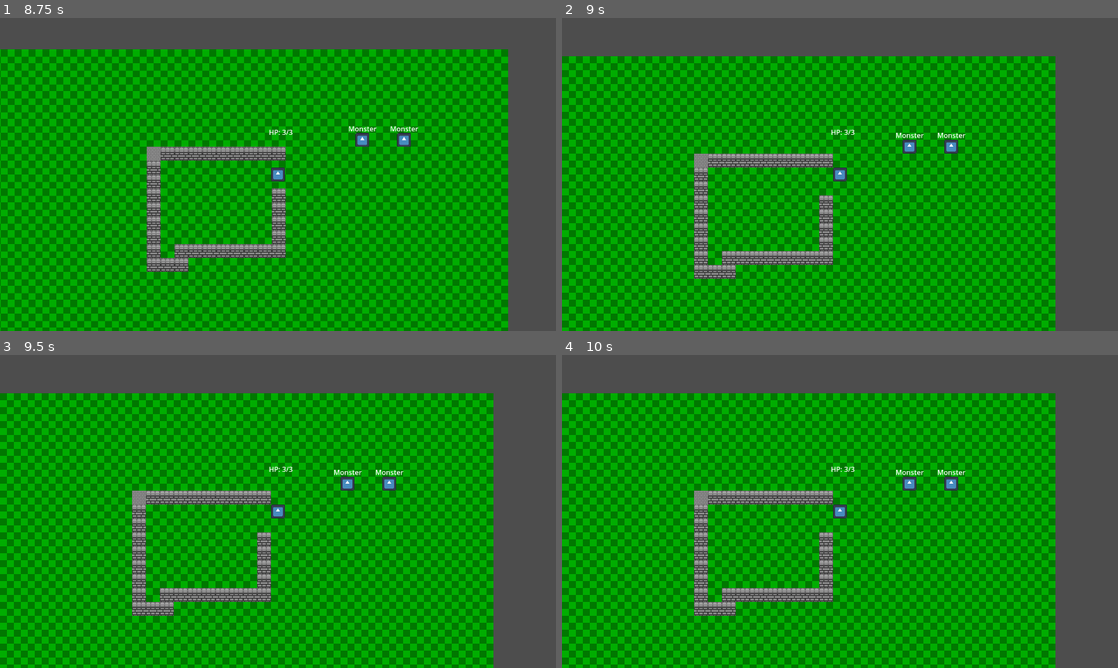
Above: before the commit, frames 1-4 (two rows, left to right).
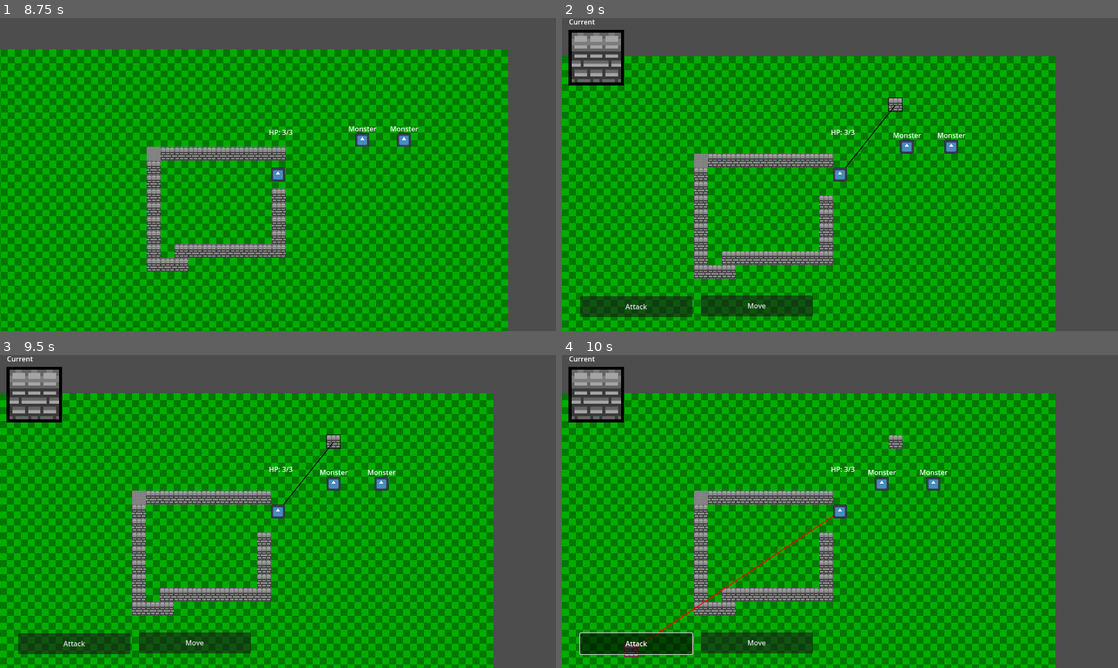
Above: after the commit, the same moments.

Repository: BurntToaster-Pirate15/Project-Prometheus
Game: Godot game, scene res://scenes/main_menu.tscn
Same seed, same stepped clock (60 frames per second), same inputs: the game is played once before the commit and once after it. The engine's default icon, where the game draws it, is replaced by a stand-in: a white triangle on a blue panel in a dark square.
Inputs (mouse positions are in pixels of both pictures, inside the frame that each line leads up to):
- Up to frame 1 (8.75 s): click "Play New Game" at 0.5 s; tap Enter at 1.25 s; move the mouse to (400, 158) at 1.27 s; hold D (right) 1.28-2.03 s; hold Shift (Dash) 1.28-2.03 s; click (400, 158) at 1.42 s; move the mouse to (166, 190) at 2.02 s; hold S (down) 2.03-2.78 s; tap Shift (Dash) every 1.5 s from 2.1 to 8.1 s; click (166, 190) at 2.17 s; move the mouse to (333, 105) at 2.77 s; hold D (right) 2.78-3.53 s; hold Shift (Dash) 2.78-3.53 s; click (333, 105) at 2.92 s; tap Space at 3.5 s; move the mouse to (250, 237) at 3.52 s; hold W (up) 3.53-4.28 s; click (250, 237) at 3.67 s; move the mouse to (444, 221) at 4.27 s; hold Shift (Dash) 4.28-5.03 s; hold A (left) 4.28-5.78 s; click (444, 221) at 4.42 s; move the mouse to (111, 127) at 5.02 s; click (111, 127) at 5.17 s; move the mouse to (305, 174) at 5.77 s; hold S (down) 5.78-6.53 s; hold Shift (Dash) 5.78-6.53 s; click (305, 174) at 5.92 s; move the mouse to (194, 96) at 6.52 s; hold D (right) 6.53-7.28 s; click (194, 96) at 6.67 s; move the mouse to (400, 158) at 7.27 s; hold W (up) 7.28-8.03 s; hold Shift (Dash) 7.28-8.03 s; click (400, 158) at 7.42 s; move the mouse to (166, 190) at 8.02 s; hold D (right) from 8.03 s (still down); click (166, 190) at 8.17 s
- Up to frame 2 (9 s): move the mouse to (895, 105) at 8.77 s; release D (right) at 8.78 s; hold S (down) from 8.78 s (still down); hold Shift (Dash) from 8.78 s (still down); click (895, 105) at 8.92 s
- Up to frame 3 (9.5 s): keep holding S (down); keep holding Shift (Dash)
- Up to frame 4 (10 s): release S (down) at 9.5 s; release Shift (Dash) at 9.5 s; click (634, 642) at 9.5 s, where only the run after the commit has a clickable "Attack"

Frame 1 is identical in both runs. In frame 2, 4.6% of the frame differs, in the area x 1-66%, y 0-96%; in frame 3, 5.0%; in frame 4, 5.3%, in the area x 1-73%, y 0-97%.

Commit message:
fix: add ui and make player die

Diff:
--- a/scripts/player.gd
+++ b/scripts/player.gd
@@ -1,6 +1,7 @@
 extends CharacterBody2D
 
 enum MOVEMENT_TYPE {PIXEL_BASED, GRID_BASED}
+enum COMBAT_MODE {ATTACK, MOVE}
 
 @export_category("movement settings")
 @export var SPEED: float = 100.0
@@ -11,14 +12,23 @@
 var is_sprinting: bool = true
 var is_moving: bool = false
 var is_my_turn: bool = false
+var action_done: bool = false
 
+var combat_mode: COMBAT_MODE
 
 var dash_direction: Vector2
 var move_direction: Vector2 = Vector2.ZERO
 
+@onready var HUD: Control = $"HUD"
+
 signal moved
 signal turn_finished
 
+func _ready():
+	turn_finished.connect(
+		func():
+			is_my_turn = false
+	)
 
 var grid: TileMap
 
@@ -48,10 +58,15 @@
 		elif direction.x < 0:
 			movement = Vector2.LEFT
 
-
+		action_done = true
 		is_moving = true
 		move_direction = movement
 		var _position: Vector2 = position + (move_direction * MapProperties.TILESIZE)
+
+		if (len(grid.get_grid_path(position, _position)) == 0):
+			is_moving = false
+			return
+
 
 
 		var tween: Tween = create_tween()
@@ -79,29 +94,29 @@
 		die()
 
 func die():
-	print("You died")
+	get_tree().reload_current_scene()
 
 
 func _draw():
-	if is_my_turn:
+	if combat_mode == COMBAT_MODE.ATTACK && movement_type == MOVEMENT_TYPE.GRID_BASED:
 		var mouse_pos := get_global_mouse_position()
 		var color: Color = Color(0, 0, 0)
 
-		var arr: Array = grid.get_grid_path(position, mouse_pos)
 		mouse_pos = grid.local_to_map(mouse_pos)
 		mouse_pos = grid.map_to_local(mouse_pos)
+		mouse_pos = to_local(mouse_pos)
+
+		var radius: int = 500
+
+		if mouse_pos.length() > radius:
+			color = Color(255, 0, 0)
 
 
-		if len(arr) >= PlayerProperties.max_moves or len(arr) == 0:
-			color = Color(1.0, 0, 0)
-			draw_line(position, mouse_pos, color, 1)
-		else:
-			arr.insert(0, position)
-			for i in range(len(arr)):
-				if len(arr) > i+1:
-					draw_line(arr[i], arr[i+1], color, 1)
 
-		draw_rect(Rect2(mouse_pos.x - 16, mouse_pos.y-16, 32, 32), color, false)
+		draw_rect(Rect2(mouse_pos.x-16, mouse_pos.y-16, 32, 32), color, false)
+		draw_line(Vector2(0, 0), mouse_pos, color, 2)
+
+
 
 
 func _physics_process(_delta):
@@ -113,32 +128,53 @@
 	if movement_type == MOVEMENT_TYPE.GRID_BASED:
 		if not is_my_turn:
 			return
-		# check for mouse input for movement
-		if Input.is_mouse_button_pressed(MOUSE_BUTTON_LEFT):
-			var mouse_pos = get_global_mouse_position()
-			var arr: Array = grid.get_grid_path(position, mouse_pos)
-			# ^ A * path finding algortihm
 
-			# if it takes more moves than allowed return
-			if len(arr) > PlayerProperties.max_moves or len(arr) < 0:
-				return
 
-			# move to position
-			for path in arr:
-				if PlayerProperties.actions > 0:
-					direction = (path - position).normalized()
-					move_grid(direction)
-					await moved
+		if combat_mode == COMBAT_MODE.MOVE:
+			move_grid(direction)
+			#$Control/Button3.visible = true
+			await moved
+			turn_finished.emit()
 
-			turn_finished.emit()
+		if combat_mode == COMBAT_MODE.ATTACK:
+			if Input.is_mouse_button_pressed(MOUSE_BUTTON_LEFT):
+				var mouse_pos := grid.local_to_map(
+					grid.to_local(get_global_mouse_position())
+				)
+
+
+
+				grid.set_cell(0, mouse_pos, 1, Vector2(0, 4))
+				grid.compute_grid()
+				turn_finished.emit()
+
+
+
 
 func _process(_delta):
 	$DebugLabel_HP.text="HP: {hp}/{max_hp}".format(
 		{"hp": PlayerProperties.health,
 		"max_hp":PlayerProperties.max_health,
 		})
+	queue_redraw()
+
+func start_turn(_grid: TileMap, _combatants: Array[CharacterBody2D]):
+	grid = _grid
+	HUD.visible = true
+	action_done = false
+	is_my_turn = true
 
 
-func start_turn(grid: TileMap, _combatants: Array[CharacterBody2D]):
-	self.grid = grid
-	is_my_turn = true
+func _on_button_2_toggled(toggled_on):
+	if toggled_on:
+		combat_mode = COMBAT_MODE.MOVE
+
+
+func _on_button_toggled(toggled_on):
+	if toggled_on:
+		combat_mode = COMBAT_MODE.ATTACK
+
+
+func _on_button_3_pressed():
+	turn_finished.emit()
+	$Control/Button3.visible = false
